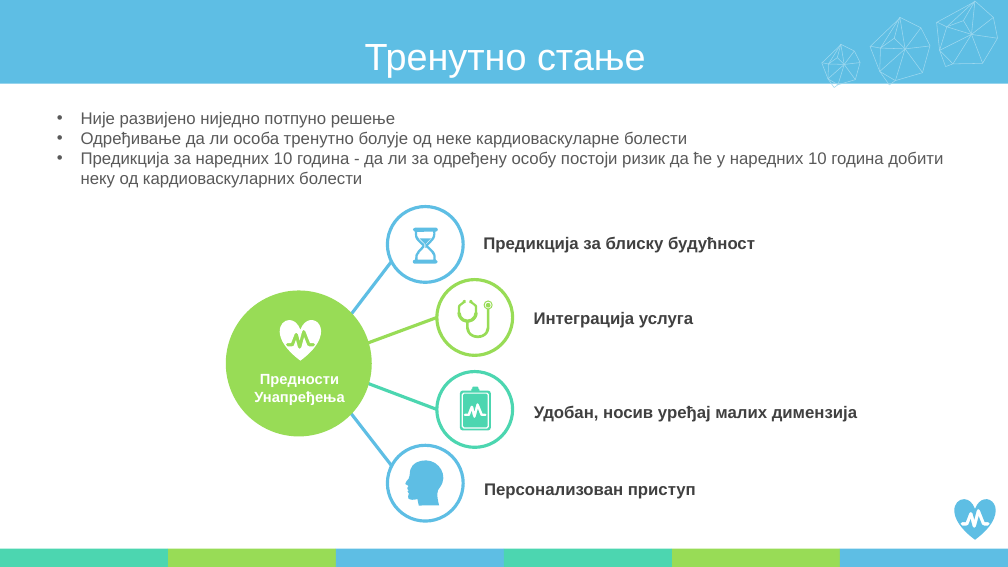
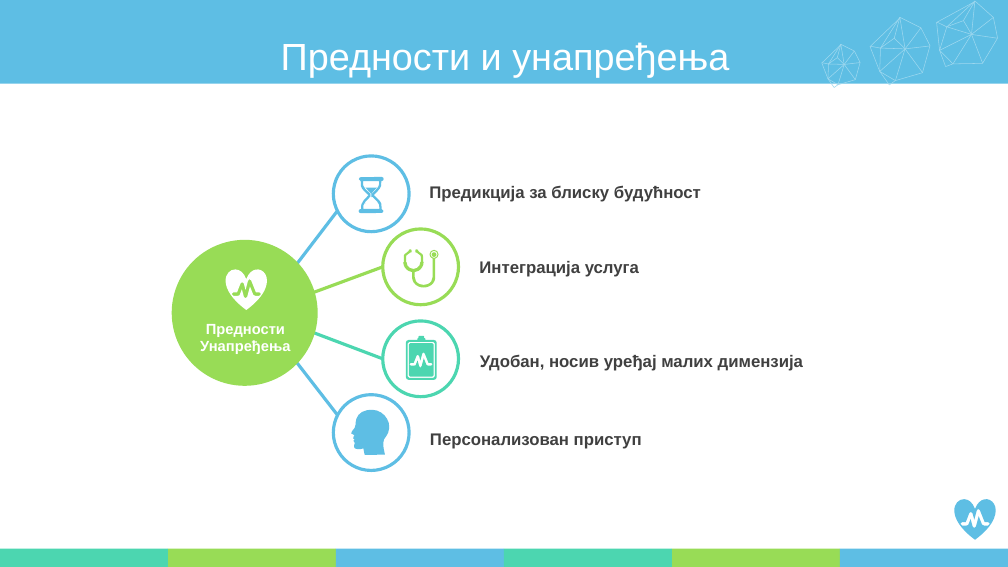
Before and after one commit to PetrovicT/CardioGuardian, a slide deck: slide 7 of Faza III/prezentacija.pptx (slide 5 before the commit). Drawn at 1008x567 pixels with LibreOffice and Linux fonts; fonts in the diff are those of the drawing. Boxes give left, top, right and bottom in pixels: in the first picture for what was removed or moved away, otherwise in the second. Text is boxed around its words. In the diff, an @@ line names an element or a change of style, - is before the commit and + after.

```diff
--- a/Faza III/prezentacija.pptx
+++ b/Faza III/prezentacija.pptx
@@ text at (281,42,729,77): text changed @@
-Тренутно стање
+Предности и унапређења
@@ text removed at (81,112,943,188) @@
-• Није развијено ниједно потпуно решење
-• Одређивање да ли особа тренутно болује од неке кардиоваскуларне болести
-• Предикција за наредних 10 година - да ли за одређену особу постоји ризик да ће у наредних 10 година добити неку од кардиоваскуларних болести
@@ 6 freeform shapes, 5 texts, 5 ellipses, 4 lines, 1 triangle, 1 rectangle: place and size @@
-6 freeform shapes, 5 texts, 5 ellipses, 4 lines, 1 triangle, 1 rectangle at (230,206,857,521)
+6 freeform shapes, 5 texts, 5 ellipses, 4 lines, 1 triangle, 1 rectangle at (175,156,803,470)
```
Also in this commit, not shown: 3 other slides changed, 5 slides added, 3 slides removed, 3 other files.
